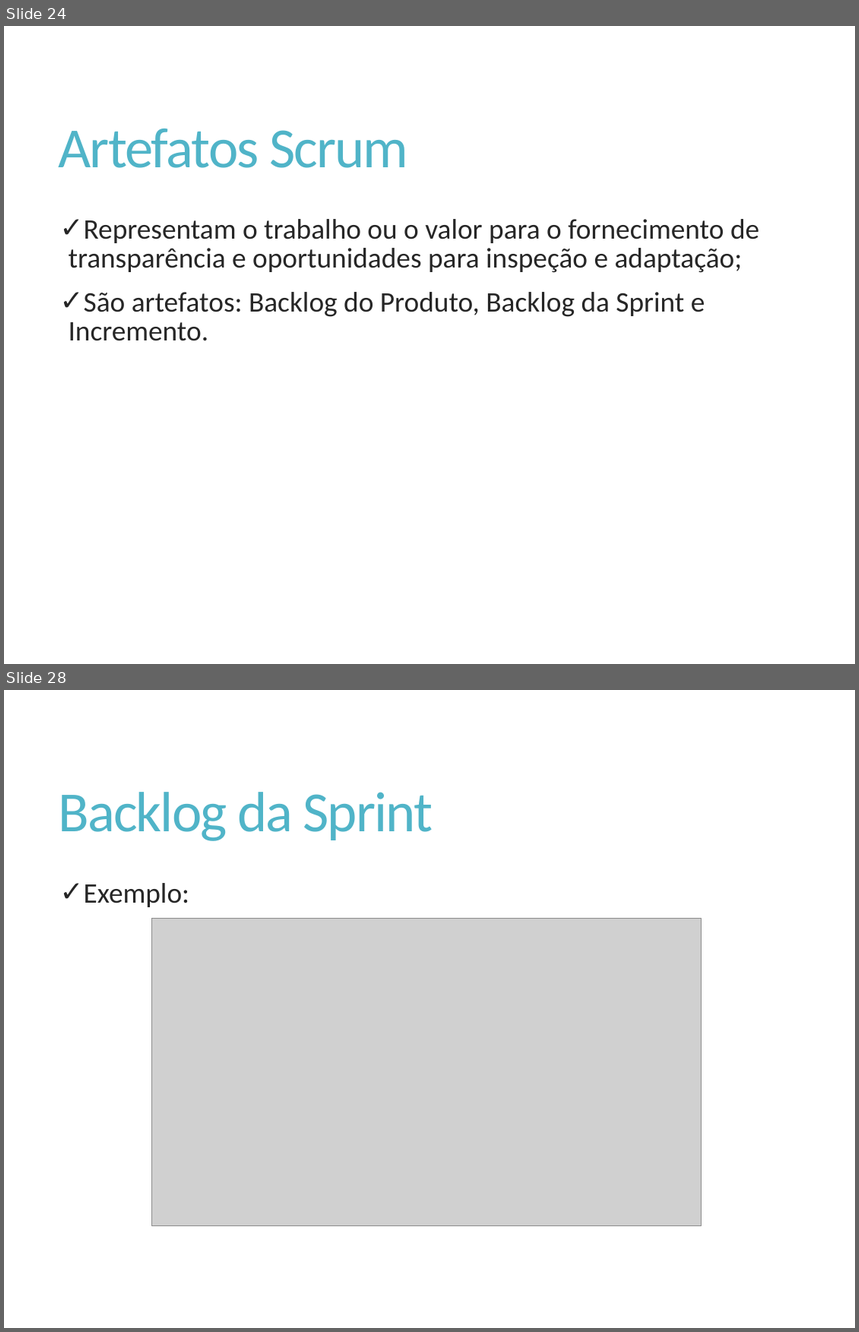
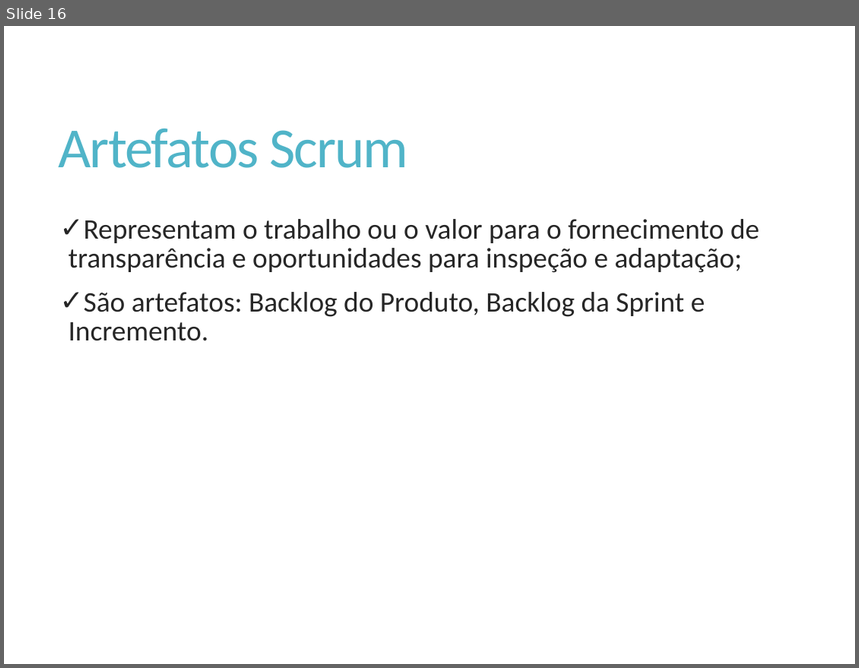
Before and after one commit to Elton-Garbin/TCC-2016, a slide deck: StartIdea/StartIdea.Docs/Apresentacao.pptx. Shown one above the other, each under a label of ours: slides 24 and 28 before the commit, slide 16 after it; the slides between them are not shown. The pictures are 859x1332 and 859x668 pixels, drawn with LibreOffice and Linux fonts; fonts in the diff are those of the drawing; grey boxes stand for pictures. Boxes give left, top, right and bottom in pixels: in the first picture for what was removed or moved away, otherwise in the second. Text is boxed around its words. In the diff, an @@ line names an element or a change of style, - is before the commit and + after.

```diff
--- a/StartIdea/StartIdea.Docs/Apresentacao.pptx
+++ b/StartIdea/StartIdea.Docs/Apresentacao.pptx
@@ slide 28 removed at [4, 690, 855, 1328], background #FFFFFF @@
@@ title removed at [59, 792, 433, 841] @@
-Backlog da Sprint
@@ text removed at [84, 883, 190, 907] @@
-✓ Exemplo:
@@ picture removed at [152, 919, 701, 1227] @@
@@ what was slide 24 is now slide 16 @@
```
Also in this commit, not shown: 2 slides changed, 14 other slides removed.
